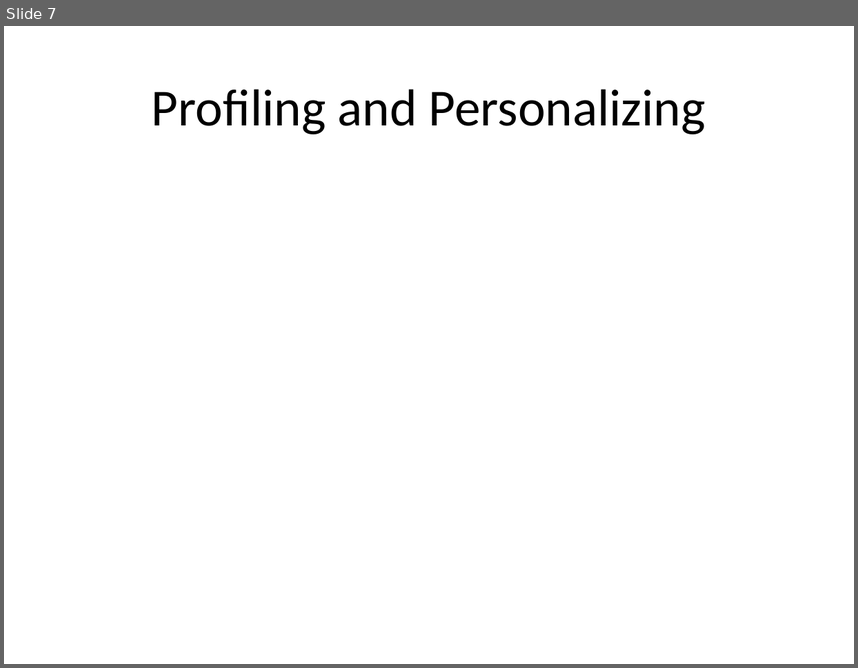
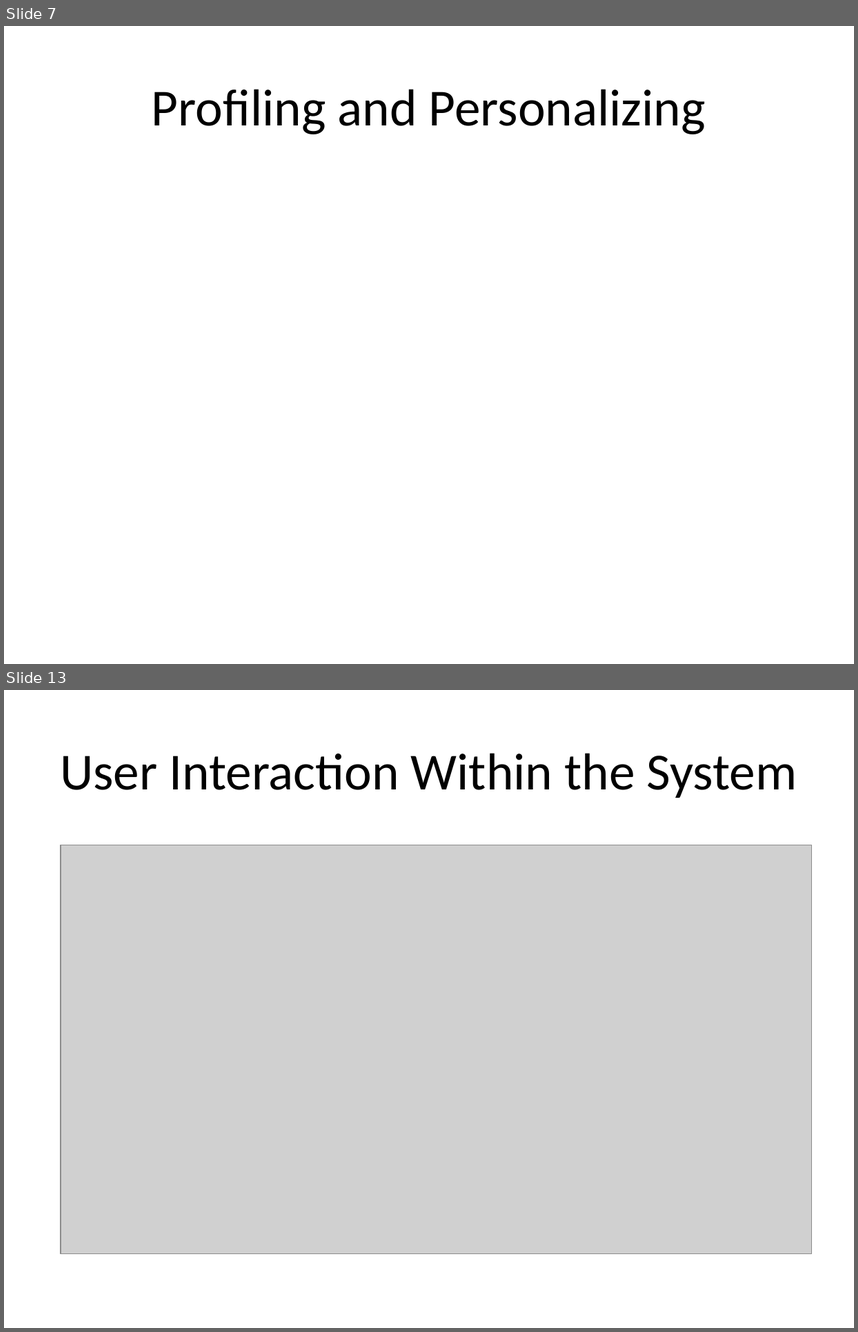
Before and after one commit to rifatbit0401/Human-Resource-Management-System, a slide deck: Presentation/HRMS.pptx. Shown one above the other, each under a label of ours: slide 7 before the commit, slides 7 and 13 after it; the slides between them are not shown. The pictures are 858x668 and 858x1332 pixels, drawn with LibreOffice and Linux fonts; fonts in the diff are those of the drawing; grey boxes stand for pictures. Boxes give left, top, right and bottom in pixels: in the first picture for what was removed or moved away, otherwise in the second. Text is boxed around its words. In the diff, an @@ line names an element or a change of style, - is before the commit and + after.

```diff
--- a/Presentation/HRMS.pptx
+++ b/Presentation/HRMS.pptx
@@ slide 13 added at <box>4,690,854,1328</box>, background #FFFFFF @@
@@ title added at <box>60,753,797,798</box>, 44 pt, text #000000 @@
+User Interaction Within the System
@@ picture added at <box>61,845,811,1253</box> @@
```
Also in this commit, not shown: 1 slide changed, 8 other slides added, 1 other file.
